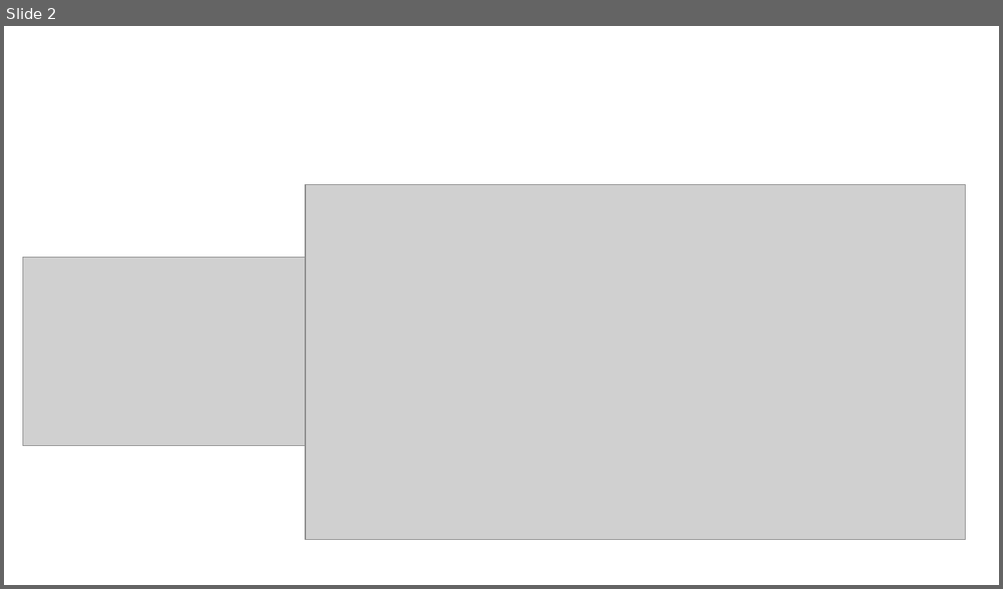
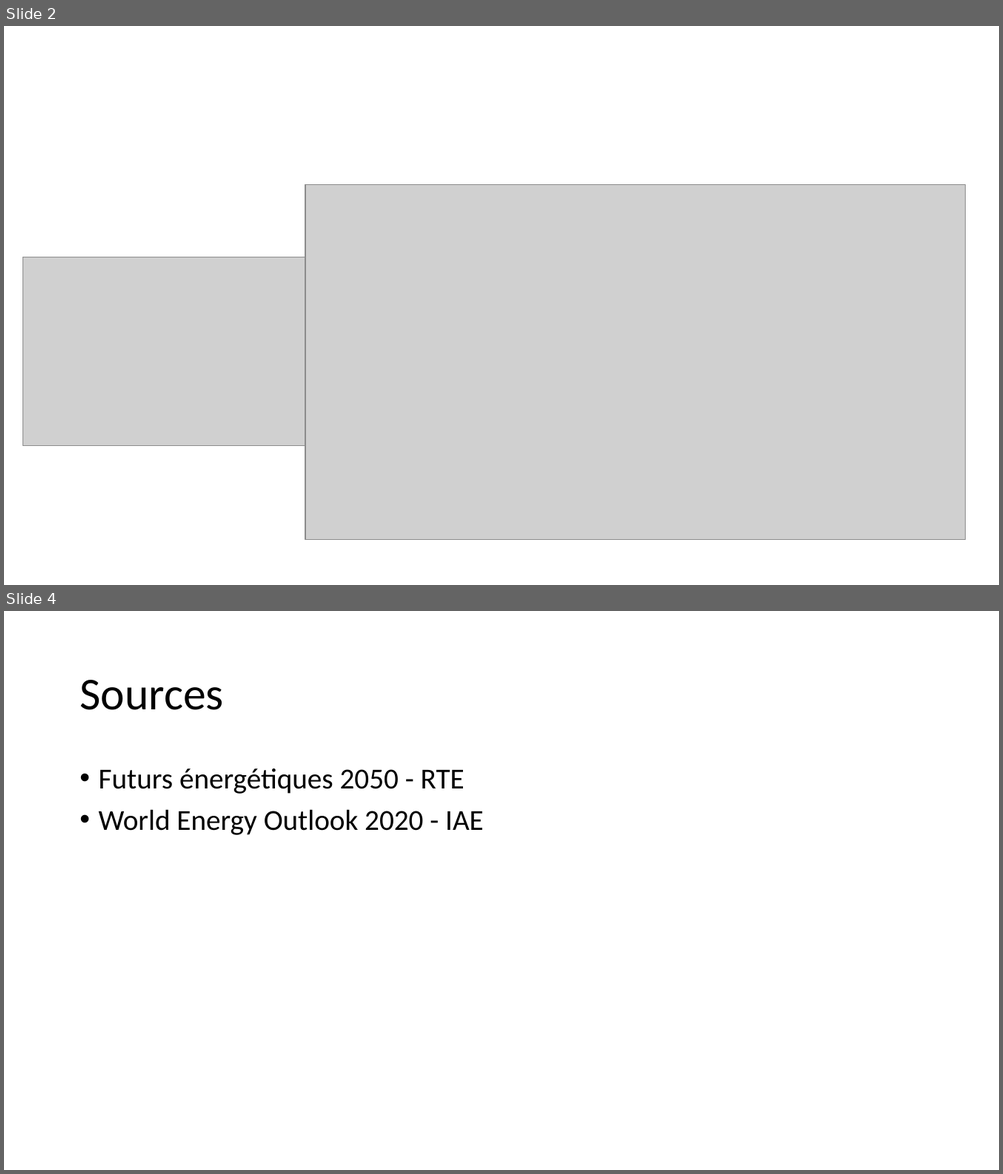
Before and after one commit to cledat/Projet-EA314, a slide deck: rapport.pptx. Shown one above the other, each under a label of ours: slide 2 before the commit, slides 2 and 4 after it; the slides between them are not shown. The pictures are 1003x589 and 1003x1174 pixels, drawn with LibreOffice and Linux fonts; fonts in the diff are those of the drawing; grey boxes stand for pictures. Boxes give left, top, right and bottom in pixels: in the first picture for what was removed or moved away, otherwise in the second. Text is boxed around its words. In the diff, an @@ line names an element or a change of style, - is before the commit and + after.

```diff
--- a/rapport.pptx
+++ b/rapport.pptx
@@ slide 4 added at (4, 611, 999, 1170), background #FFFFFF @@
@@ title added at (79, 680, 223, 710), 44 pt, text #000000 @@
+Sources
@@ text added at (99, 769, 484, 835), 28 pt, text #000000 @@
+• Futurs énergétiques 2050 - RTE
+• World Energy Outlook 2020 - IAE
```
Also in this commit, not shown: 1 other slide added, 1 other file.
